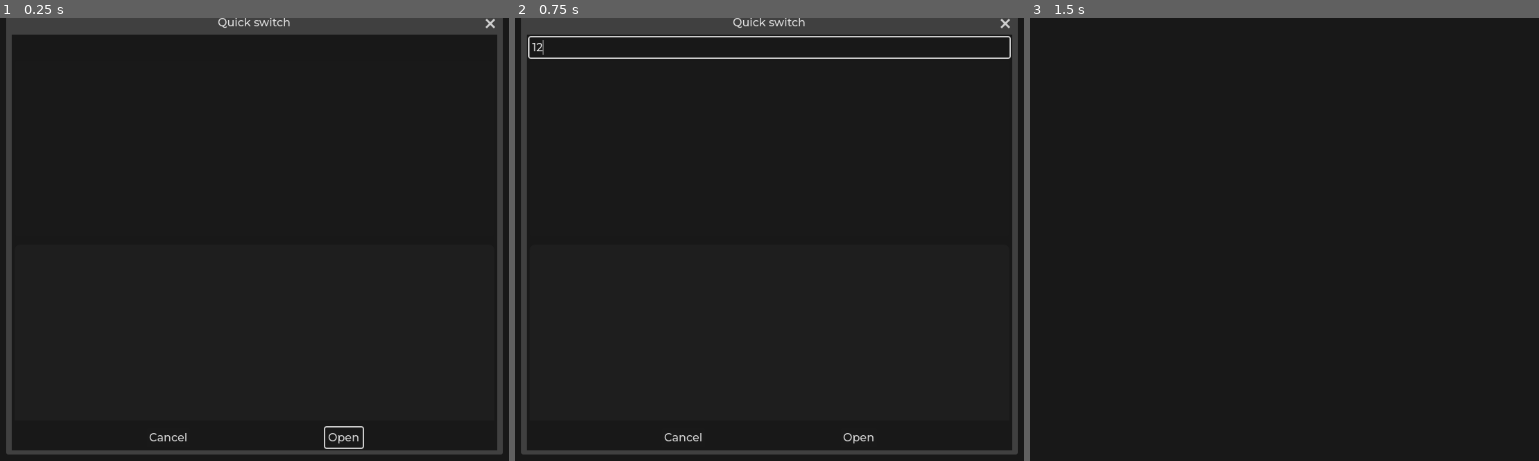
Above: before the commit, frames 1-3 (left to right).
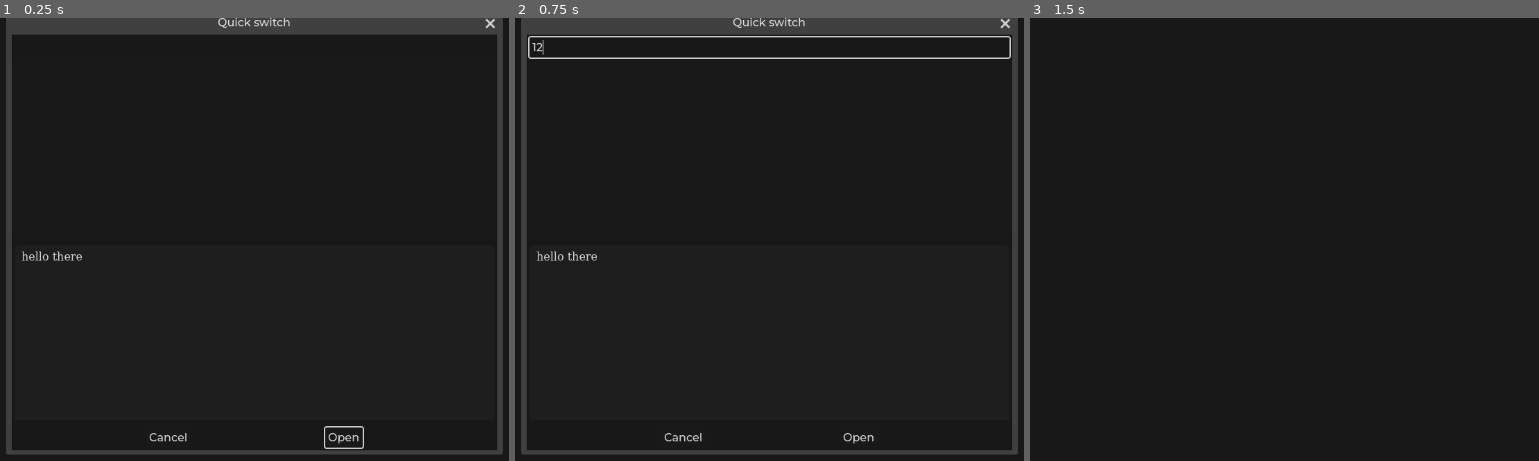
Above: after the commit, the same moments.

Repository: sockeye-d/sled
Game: Godot game, scene res://src/ui/quick_switch_dialog/quick_switch_dialog.tscn
Two runs of this game, one before a commit and one after it. Both use one fixed random seed, a clock stepped at 60 frames per second and the inputs below. This scene is started directly instead of the project's main scene.
Inputs (mouse positions are in pixels of both pictures, inside the frame that each line leads up to):
- Up to frame 1 (0.25 s): no input
- Up to frame 2 (0.75 s): click (769, 49) at 0.52 s; type "12" at 0.6 s
- Up to frame 3 (1.5 s): click "Open" at 1.25 s

The runs differ from the first frame. In frame 1, 0.1% of the frame differs, in the area x 4-17%, y 52-55%; in frame 2, 0.1%; in frame 3, nothing differs.
Error in both runs: Stack overflow. Check for infinite recursion in your script. (res://src/autoloads/settings_manager.gd:9)

Commit message:
Changed the way the autocomplete worked to just remove the comments beforehand

Diff:
--- a/src/autoloads/notification_manager.gd
+++ b/src/autoloads/notification_manager.gd
@@ -23,3 +23,11 @@
 	label.add_theme_constant_override(&"outline_size", 3)
 	label.add_theme_color_override(&"font_outline_color", color.darkened(0.5))
 	notification_tray.add_child(label)
+
+
+## Use a %s placeholder for the error
+func notify_err(error: Error, text: String, include_error_type := false, notification_type: int = TYPE_ERROR, notification_color: Color = NOTIFICATION_COLORS[notification_type]) -> void:
+	if error:
+		if include_error_type:
+			text = text % error_string(error)
+		notify(text, notification_type, notification_color)
--- a/src/classes/languages/glsl_language.gd
+++ b/src/classes/languages/glsl_language.gd
@@ -1,7 +1,7 @@
 class_name GLSLLanguage extends Language
 
 
-const _ALPHABET = "abcdefghijklmnopqrstuvwxyzABCDEFGHIJKLMNOPQRSTUVWXYZ0123456789."
+const _ALPHABET = "abcdefghijklmnopqrstuvwxyzABCDEFGHIJKLMNOPQRSTUVWXYZ0123456789._"
 
 
 static func _static_init() -> void:
@@ -173,48 +173,29 @@
 	string_regions = []
 
 
-static func get_code_completion_suggestions(path: String, file: String, line: int = -1, base_path: String = path) -> Array[CodeCompletionSuggestion]:
+static func get_code_completion_suggestions(path: String, file: String, line: int = -1, col: int = -1, base_path: String = path) -> Array[CodeCompletionSuggestion]:
 	# Takes a little effort to convert an untyped array to a typed one
-	var untyped_array: Array = _get_code_completion_suggestions(path, file, line, 0, base_path).values()
+	var untyped_array: Array = _get_code_completion_suggestions(path, file, line, col, 0, base_path).values()
 	var typed_array: Array[CodeCompletionSuggestion] = []
 	typed_array.assign(untyped_array)
 	return typed_array
 
 
-static func _get_code_completion_suggestions(path: String, file: String, editing_line: int = -1, depth: int = 0, base_path: String = "", visited_files: PackedStringArray = []) -> Dictionary:
+static func _get_code_completion_suggestions(path: String, file: String, editing_line: int = -1, editing_column: int = -1, depth: int = 0, base_path: String = "", visited_files: PackedStringArray = []) -> Dictionary:
 	visited_files.append(path)
 	# Dictionary[value, CodeCompletionSuggestion]
 	var suggestions: Dictionary = { }
 	var included_files: PackedStringArray = []
 	var definitions: Dictionary = { }
+	file = StringUtil.substr_line_pos(file, 0, editing_line)
 	var file_split = file.replace(";", "\n").split("\n", false)
 	if not editing_line == -1:
 		file_split.resize(editing_line)
 
-	var is_comment: bool = false
 	for line_whitespaceful in file_split:
 		var line = line_whitespaceful.strip_edges().lstrip(" ")
-		var line_comments_removed = ""
-		# Find the comments so they can be removed
-		for char_ind in line.length():
-			if char_ind + 1 < line.length() and line[char_ind] == "/" and line[char_ind + 1] == "/":
-				# Line comment, can break here instead of setting is_comment
-				# because nothing interesting is
-				# going to happen for the rest of the line
-				line_comments_removed = line.substr(0, char_ind)
-				break
-			if char_ind + 1 < line.length() and line[char_ind] == "/" and line[char_ind + 1] == "*":
-				# Beginning of a block comment,
-				is_comment = true
-				continue
-			if char_ind + 1 < line.length() and line[char_ind] == "*" and line[char_ind + 1] == "/":
-				# End of the block comment
-				is_comment = false
-				continue
-			if not is_comment:
-				line_comments_removed += line[char_ind]
-
-		var symbols: PackedStringArray = _split_string_into_symbols(line_comments_removed)
+
+		var symbols: PackedStringArray = _split_string_into_symbols(line)
 		for i in range(1, symbols.size()):
 			# Is the symbol a variable?
 			if (
@@ -265,6 +246,7 @@
 					new_path,
 					FileAccess.open(new_path, FileAccess.READ).get_as_text(true),
 					-1,
+					-1,
 					depth + 1,
 					base_path,
 					))
@@ -306,3 +288,22 @@
 			return false
 
 	return true
+
+
+class Struct extends RefCounted:
+	var name: String
+	var properties: Array[Variable] = []
+
+
+class Variable extends RefCounted:
+	var type: String
+	var name: String
+
+	func _init(_type: String, _name: String) -> void:
+		type = _type
+		name = _name
+
+	static func new_from_def(def: String) -> Variable:
+		var def_type: String = def.get_slice(" ", 0)
+		var def_name: String = def.get_slice(" ", 1)
+		return Variable.new(def_type, def_name)
--- a/src/classes/languages/language.gd
+++ b/src/classes/languages/language.gd
@@ -7,5 +7,5 @@
 static var string_regions: PackedStringArray
 
 
-static func get_code_completion_suggestions(_path: String, _file: String) -> Array[CodeCompletionSuggestion]:
+static func get_code_completion_suggestions(path: String, file: String, line: int = -1, col: int = -1, base_path: String = path) -> Array[CodeCompletionSuggestion]:
 	return []
--- /dev/null
+++ b/src/classes/string_builder.gd
@@ -0,0 +1,35 @@
+class_name StringBuilder extends RefCounted
+## Watered-down GDScript version of C#'s excellent StringBuilder class
+
+
+var _array: PackedStringArray
+
+var internal_length: int:
+	get:
+		return _array.size()
+var length: int:
+	get:
+		return Array(_array).reduce(func(accum: int, string: String): return accum + string.length())
+
+func _init(string := "", size: int = 0) -> void:
+	if string:
+		_array = [string]
+	else:
+		_array = []
+		_array.resize(size)
+
+
+func append(string: String) -> void:
+	_array.append(string)
+
+
+func append_line(string: String) -> void:
+	_array.append(string + "\n")
+
+
+func clear() -> void:
+	_array.clear()
+
+
+func _to_string() -> String:
+	return "".join(_array)
--- a/src/classes/string_util.gd
+++ b/src/classes/string_util.gd
@@ -1,4 +1,34 @@
 class_name StringUtil extends Node
+
+static func _static_init() -> void:
+	var test_string = \
+"I like code
+/*
+inside comment!!!
+*/
+Not inside comment
+// ehghjkw
+// ehkwghjkwe838962897
+// regh
+// geiowoi2o906
+// 3toi126u9039uioj
+// ehghjkw
+// ehkwghjkwe838962897
+// regh
+// geiowoi2o906
+// 3toi126u9039uioj
+// ehghjkw
+// ehkwghjkwe838962897
+// regh
+// geiowoi2o906
+// 3toi126u9039uioj
+// ehghjkw
+// ehkwghjkwe838962897
+// regh
+// geiowoi2o906
+// 3toi126u9039uioj
+gerwhkg"
+	print(StringUtil.substr_line_pos(test_string, 1, 4))
 
 ## Replaces all instances of the keys of replacements with their values
 static func replace_all(string: String, replacements: Dictionary) -> String:
@@ -34,3 +64,48 @@
 		string[location] = "\n"
 
 	return string
+
+
+static func substr_pos(string: String, start: int, end: int = -1) -> String:
+	start = clampi(start, 0, string.length() - 1)
+	if end == -1:
+		end = string.length() - 1
+	end = clampi(end, 0, string.length() - 1)
+	if end == start:
+		return ""
+	string = string.substr(start, end - start)
+	if end > start:
+		return string.reverse()
+	return string
+
+
+static func substr_line_pos(string: String, start: int, end: int = 0x7FFFFFFF) -> String:
+	return "\n".join(string.split("\n", true).slice(start, end + 1))
+
+
+static func substr_line(string: String, start: int, len: int = -1) -> String:
+	return "\n".join(string.split("\n", true).slice(start, 0x7FFFFFFF if len == -1 else start + len))
+
+
+static func remove_comments(string: String, opening := "/*", closing := "*/", single_opening := "//") -> String:
+	var inside_comment := false
+	var sb: StringBuilder = StringBuilder.new()
+	var i: int = 0
+	while i < string.length():
+		if string.substr(i).begins_with(opening):
+			inside_comment = true
+
+		if string.substr(0, i).ends_with(closing):
+			inside_comment = false
+			i += 1
+			continue
+
+		if not inside_comment and string.substr(i).begins_with(single_opening):
+			while i < string.length() and string[i] != "\n":
+				i += 1
+			i += 1
+			continue
+		if not inside_comment:
+			sb.append(string[i])
+		i += 1
+	return sb.to_string()
--- a/src/ui/browser/tree.gd
+++ b/src/ui/browser/tree.gd
@@ -156,7 +156,7 @@
 		item.set_text(0, new_name)
 		var path: String = paths.get_value(item)
 		var new_path: String = path.get_base_dir().path_join(new_name)
-		DirAccess.rename_absolute(path, new_path)
+		NotificationManager.notify_err(DirAccess.rename_absolute(path, new_path), "Rename failed with error %s", true)
 		paths.add(item, path.get_base_dir().path_join(new_name))
 	dialog.queue_free()
 
--- a/src/ui/editor/editor.gd
+++ b/src/ui/editor/editor.gd
@@ -56,8 +56,8 @@
 	if code_editor:
 		code_editor.save_requested.connect(_on_save_button_pressed)
 
-	_reset_all_settings()
-	Settings.settings_window.setting_changed.connect(func(identifier: StringName, new_value): _reset_all_settings())
+	_set_all_settings()
+	Settings.settings_window.setting_changed.connect(func(identifier: StringName, new_value): _set_all_settings())
 
 
 func load_file(path: String) -> void:
@@ -125,7 +125,7 @@
 			code_editor.syntax_highlighter.add_color_region("#", "", get_theme_color("background_color").lightened(0.5))
 
 
-func _reset_all_settings() -> void:
+func _set_all_settings() -> void:
 	code_editor.gutters_draw_line_numbers = Settings.show_line_numbers
 	code_editor.gutters_zero_pad_line_numbers = Settings.zero_pad_line_numbers
 	code_editor.caret_type = Settings.caret_style
@@ -185,6 +185,7 @@
 			file_handle.get_path_absolute(),
 			code_editor.text,
 			code_editor.get_caret_line(code_editor.get_caret_count() - 1),
+			code_editor.get_caret_column(code_editor.get_caret_count() - 1),
 			FileManager.absolute_base_path if Settings.inc_absolute_paths else "",
 			), code_editor)
 	for keyword in GLSLLanguage.base_types:
--- a/src/ui/main/main.tscn
+++ b/src/ui/main/main.tscn
@@ -81,7 +81,7 @@
 size_flags_vertical = 3
 theme_override_constants/separation = 0
 theme_override_constants/autohide = 1
-split_offset = 227
+split_offset = 16
 script = ExtResource("3_3bsis")
 relative_split_offset = 0.2
 
@@ -92,7 +92,7 @@
 [node name="Editors" type="SplitContainer" parent="VBoxContainer/MarginContainer/VBoxContainer/MainContainer"]
 unique_name_in_owner = true
 layout_mode = 2
-split_offset = 450
+split_offset = 30
 script = ExtResource("3_3bsis")
 relative_split_offset = 0.5
 
--- /dev/null
+++ b/src/ui/quick_switch_dialog/preview.gd
@@ -0,0 +1,12 @@
+extends CodeEdit
+
+
+func _ready() -> void:
+	EditorThemeManager.theme_changed.connect(load_theme)
+	load_theme("")
+
+
+func load_theme(file: String) -> void:
+	ThemeImporter.import_theme(file if file else ThemeImporter.last_imported_theme, self, GLSLLanguage.base_types, GLSLLanguage.keywords, GLSLLanguage.comment_regions, GLSLLanguage.string_regions)
+	if not syntax_highlighter.has_color_region("#"):
+		syntax_highlighter.add_color_region("#", "", get_theme_color("background_color").lightened(0.5))
--- a/src/ui/quick_switch_dialog/quick_switch_dialog.gd
+++ b/src/ui/quick_switch_dialog/quick_switch_dialog.gd
@@ -7,7 +7,7 @@
 @onready var search_box: LineEdit = %SearchBox
 @onready var item_list: ItemList = %ItemList
 @onready var preview_container: PanelContainer = %PreviewContainer
-@onready var preview: RichTextLabel = %Preview
+@onready var preview: CodeEdit = %Preview
 
 
 var base_path: String
@@ -94,10 +94,7 @@
 func _on_item_list_item_selected(index: int) -> void:
 	get_ok_button().disabled = false
 	preview_container.show()
-	preview.clear()
-	preview.push_mono()
-	preview.add_text(FileAccess.get_file_as_string(base_path.path_join(item_list.get_item_text(index))))
-	preview.pop_all()
+	preview.text = FileAccess.get_file_as_string(base_path.path_join(item_list.get_item_text(index)))
 
 
 func _on_item_list_item_activated(index: int) -> void:
--- a/src/ui/quick_switch_dialog/quick_switch_dialog.tscn
+++ b/src/ui/quick_switch_dialog/quick_switch_dialog.tscn
@@ -1,14 +1,20 @@
-[gd_scene load_steps=3 format=3 uid="uid://crbljbnqdthrc"]
+[gd_scene load_steps=5 format=3 uid="uid://crbljbnqdthrc"]
 
 [ext_resource type="Script" path="res://src/ui/quick_switch_dialog/quick_switch_dialog.gd" id="1_50mwx"]
 [ext_resource type="Script" path="res://src/classes/relative_split_container.gd" id="2_l1gdf"]
+[ext_resource type="Script" path="res://src/ui/quick_switch_dialog/preview.gd" id="3_y0fpf"]
+
+[sub_resource type="StyleBoxEmpty" id="StyleBoxEmpty_qq6c2"]
+content_margin_left = 4.0
+content_margin_top = 4.0
+content_margin_right = 4.0
+content_margin_bottom = 4.0
 
 [node name="QuickSwitchDialog" type="ConfirmationDialog"]
 title = "Quick switch"
 initial_position = 4
 size = Vector2i(700, 600)
 visible = true
-max_size = Vector2i(700, 32768)
 ok_button_text = "Open"
 script = ExtResource("1_50mwx")
 
@@ -18,8 +24,8 @@
 anchor_bottom = 1.0
 offset_left = 8.0
 offset_top = 8.0
-offset_right = -8.0
-offset_bottom = -47.0
+offset_right = 692.0
+offset_bottom = 553.0
 grow_horizontal = 2
 grow_vertical = 2
 
@@ -44,17 +50,21 @@
 layout_mode = 2
 size_flags_vertical = 3
 
-[node name="PreviewScrollContainer" type="ScrollContainer" parent="VBoxContainer/RelativeSplitContainer/PreviewContainer"]
-layout_mode = 2
-size_flags_vertical = 3
-follow_focus = true
-
-[node name="Preview" type="RichTextLabel" parent="VBoxContainer/RelativeSplitContainer/PreviewContainer/PreviewScrollContainer"]
+[node name="Preview" type="CodeEdit" parent="VBoxContainer/RelativeSplitContainer/PreviewContainer"]
 unique_name_in_owner = true
 layout_mode = 2
-fit_content = true
-scroll_active = false
-autowrap_mode = 0
+size_flags_horizontal = 3
+size_flags_vertical = 3
+theme_override_styles/read_only = SubResource("StyleBoxEmpty_qq6c2")
+text = "hello there"
+context_menu_enabled = false
+shortcut_keys_enabled = false
+selecting_enabled = false
+deselect_on_focus_loss_enabled = false
+drag_and_drop_selection_enabled = false
+virtual_keyboard_enabled = false
+middle_mouse_paste_enabled = false
+script = ExtResource("3_y0fpf")
 
 [connection signal="gui_input" from="VBoxContainer/SearchBox" to="." method="_on_search_box_gui_input"]
 [connection signal="text_changed" from="VBoxContainer/SearchBox" to="." method="_on_search_box_text_changed"]
--- a/src/ui/settings_window/settings_window.tscn
+++ b/src/ui/settings_window/settings_window.tscn
@@ -252,7 +252,7 @@
 
 [sub_resource type="Resource" id="Resource_qxxpw"]
 script = ExtResource("4_p6htm")
-default_value = "fsh,vsh,gsh,csh,inc"
+default_value = "fsh,vsh,gsh,csh,inc,glsl"
 value = null
 name = "Syntax highlighted files"
 identifier = &"syntax_highlighted_files"
Not shown, changed: src/assets/icons/boot.afdesign~lock~
Not shown, changed: src/assets/icons/icon.afdesign~lock~
Not shown, changed: src/assets/icons/icons.afdesign~lock~
